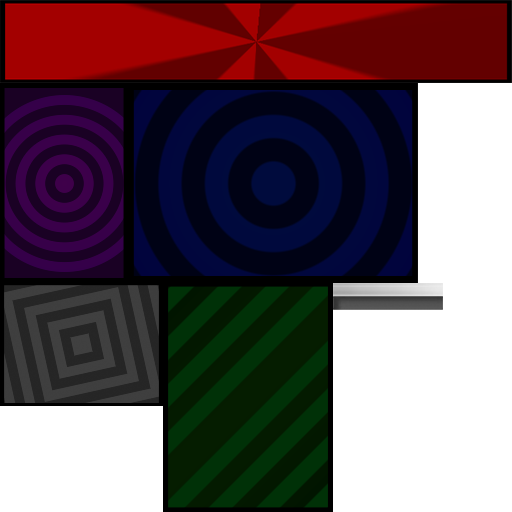
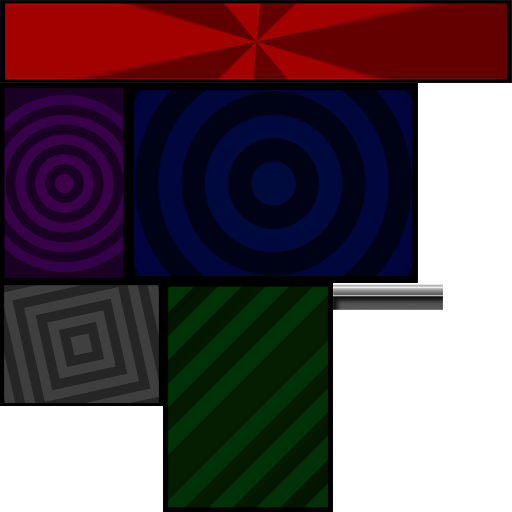
Layer changes from the first 512 × 512 image to the second:
added layer "HPBarPlayer" above "Layer 7" over (333, 283, 443, 296)
removed layer "Layer 6" over (333, 283, 443, 296)
